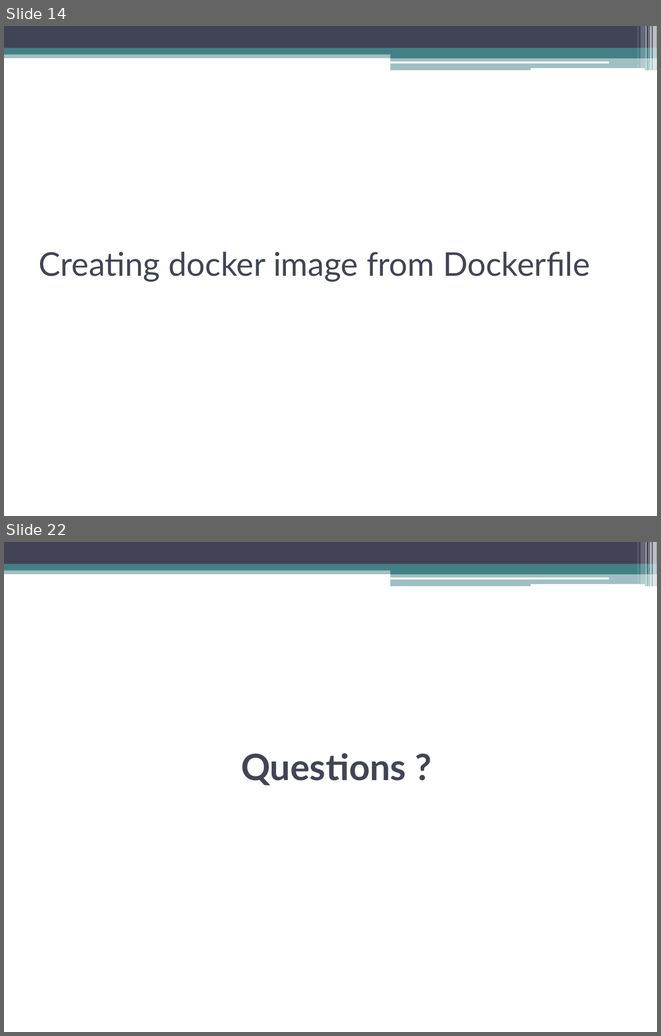
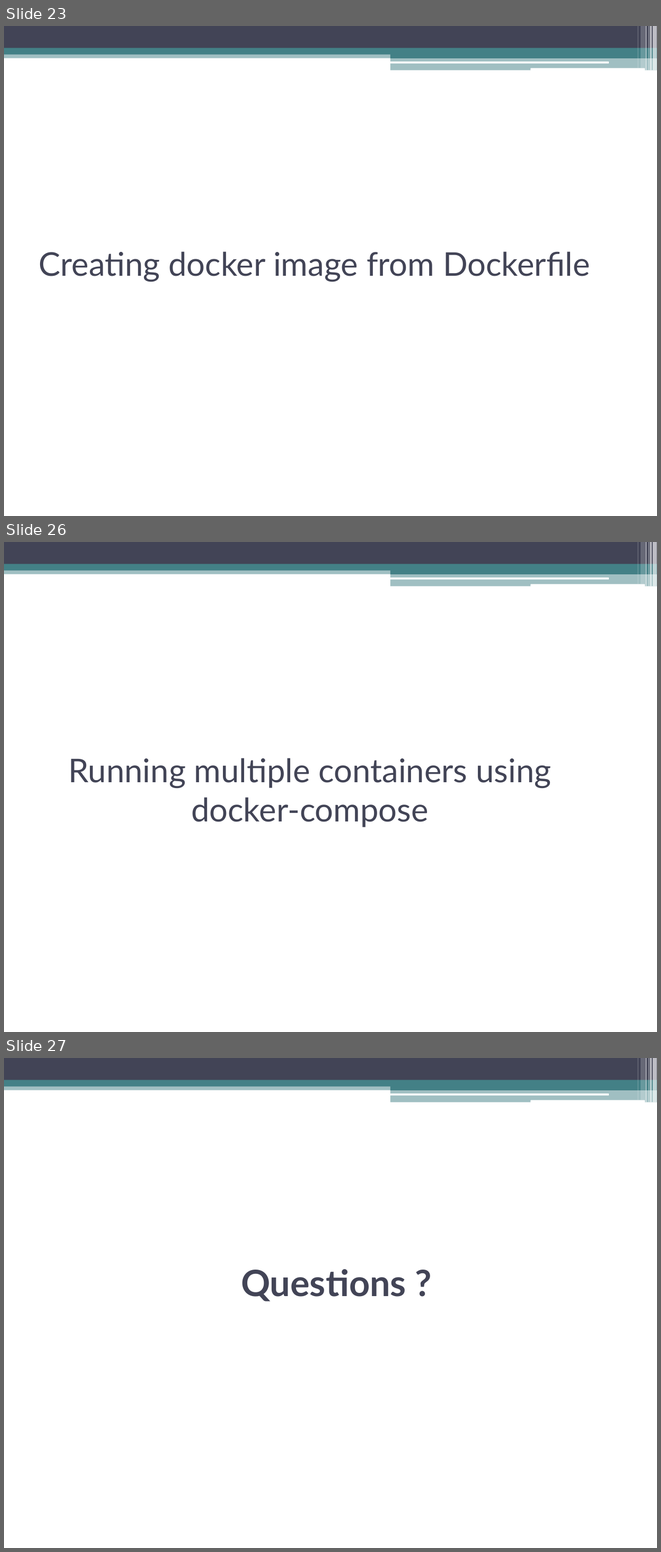
Before and after one commit to venkateshmadala/DevOpsTraining, a slide deck: Docker.pptx. Shown one above the other, each under a label of ours: slides 14 and 22 before the commit, slides 23, 26 and 27 after it; the slides between them are not shown. The pictures are 661x1036 and 661x1552 pixels, drawn with LibreOffice and Linux fonts; fonts in the diff are those of the drawing. Boxes give left, top, right and bottom in pixels: in the first picture for what was removed or moved away, otherwise in the second. Text is boxed around its words. In the diff, an @@ line names an element or a change of style, - is before the commit and + after.

```diff
--- a/Docker.pptx
+++ b/Docker.pptx
@@ slide 26 added at (x1=4, y1=542, x2=657, y2=1032), background #FFFFFF; not listed: 13 template elements that a slide beside it also shows @@
@@ title added at (x1=69, y1=758, x2=551, y2=827), 36 pt, text #424456 @@
+Running multiple containers using docker-compose
@@ what was slide 14 is now slide 23 @@
@@ what was slide 22 is now slide 27 @@
```
Also in this commit, not shown: 1 slide changed, 4 other slides added, 4 other files.
